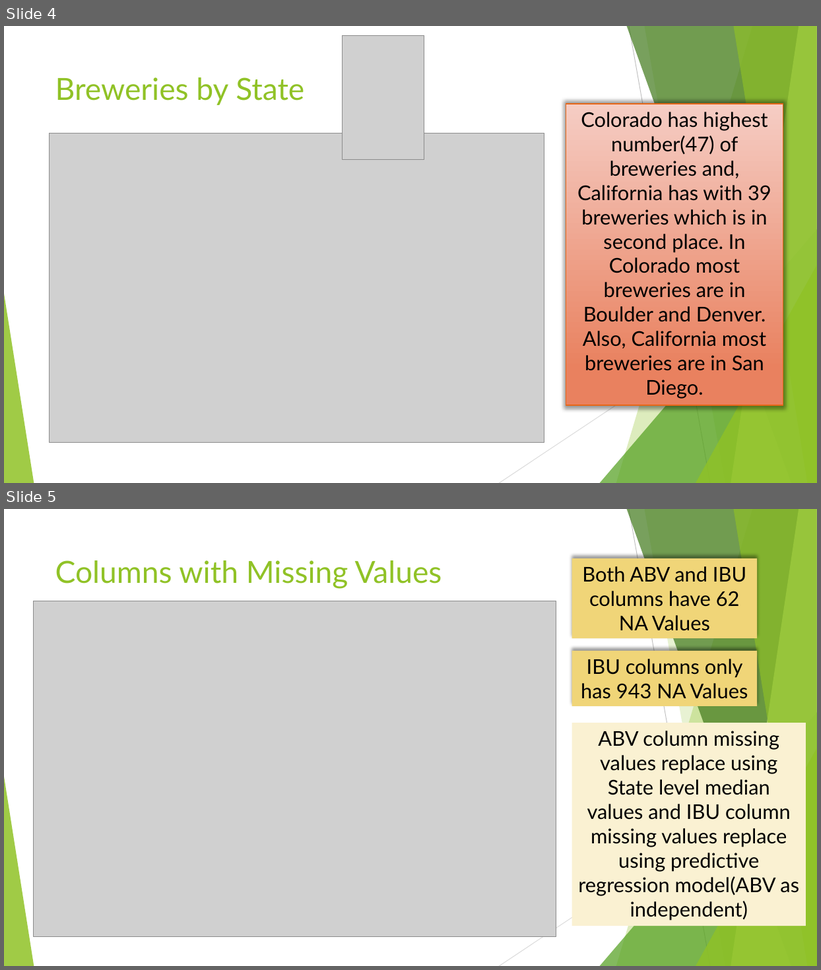
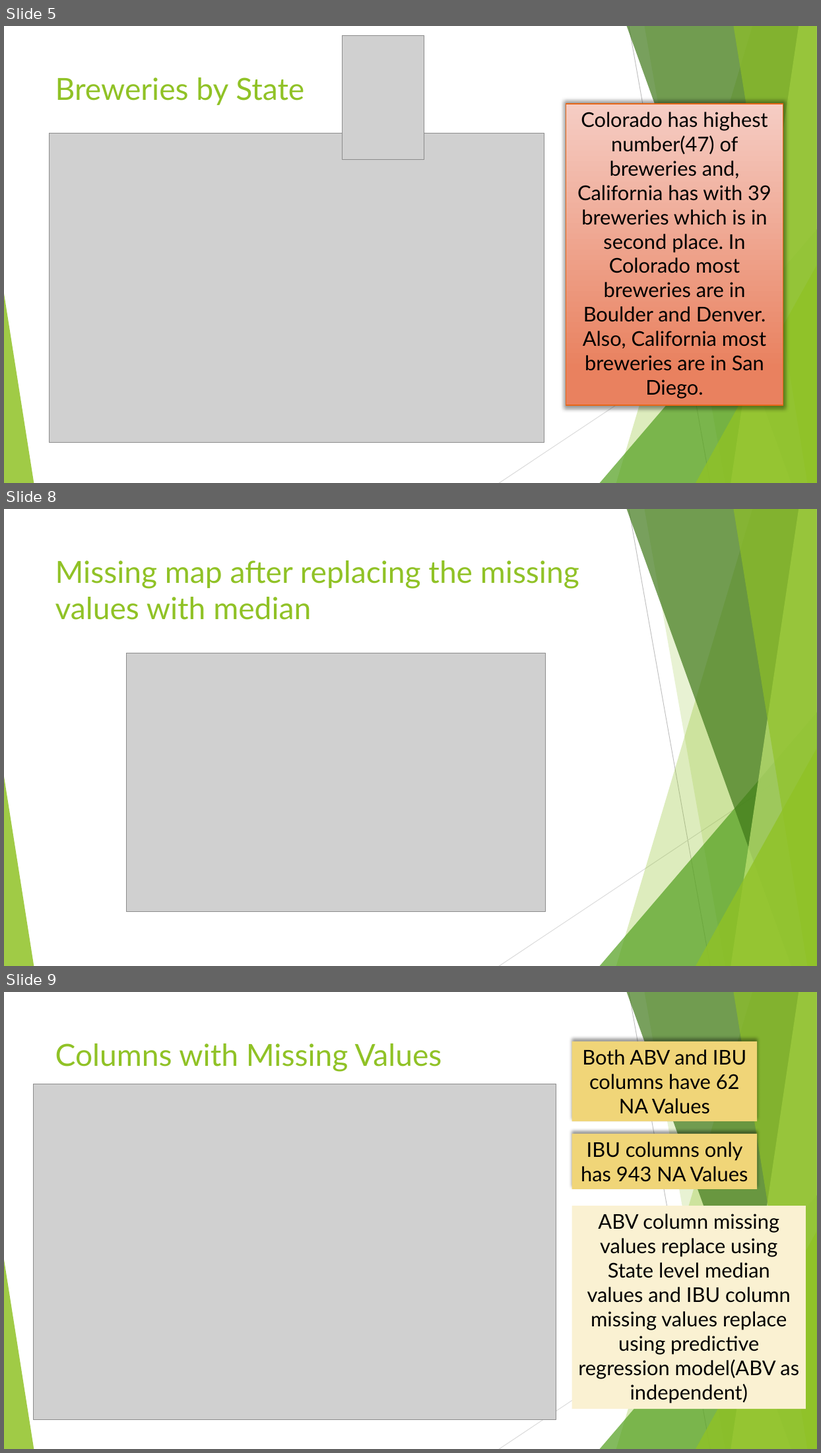
Before and after one commit to Omehrpour/R_proj_beer_market-, a slide deck: CaseStudy01.pptx. Shown one above the other, each under a label of ours: slides 4 and 5 before the commit, slides 5, 8 and 9 after it; the slides between them are not shown. The pictures are 821x970 and 821x1453 pixels, drawn with LibreOffice and Linux fonts; fonts in the diff are those of the drawing; grey boxes stand for pictures; background and template pictures are left out. Boxes give left, top, right and bottom in pixels: in the first picture for what was removed or moved away, otherwise in the second. Text is boxed around its words. In the diff, an @@ line names an element or a change of style, - is before the commit and + after.

```diff
--- a/CaseStudy01.pptx
+++ b/CaseStudy01.pptx
@@ slide 8 added at (x1=4, y1=509, x2=817, y2=966), background #FFFFFF; not listed: 10 template elements that a slide beside it also shows @@
@@ title added at (x1=55, y1=560, x2=580, y2=620), 36 pt, text #90C226 @@
+Missing map after replacing the missing values with median
@@ picture added at (x1=127, y1=653, x2=546, y2=912) @@
@@ what was slide 4 is now slide 5 @@
@@ what was slide 5 is now slide 9 @@
```
Also in this commit, not shown: 3 slides changed, 13 other slides added, 1 slide removed.
